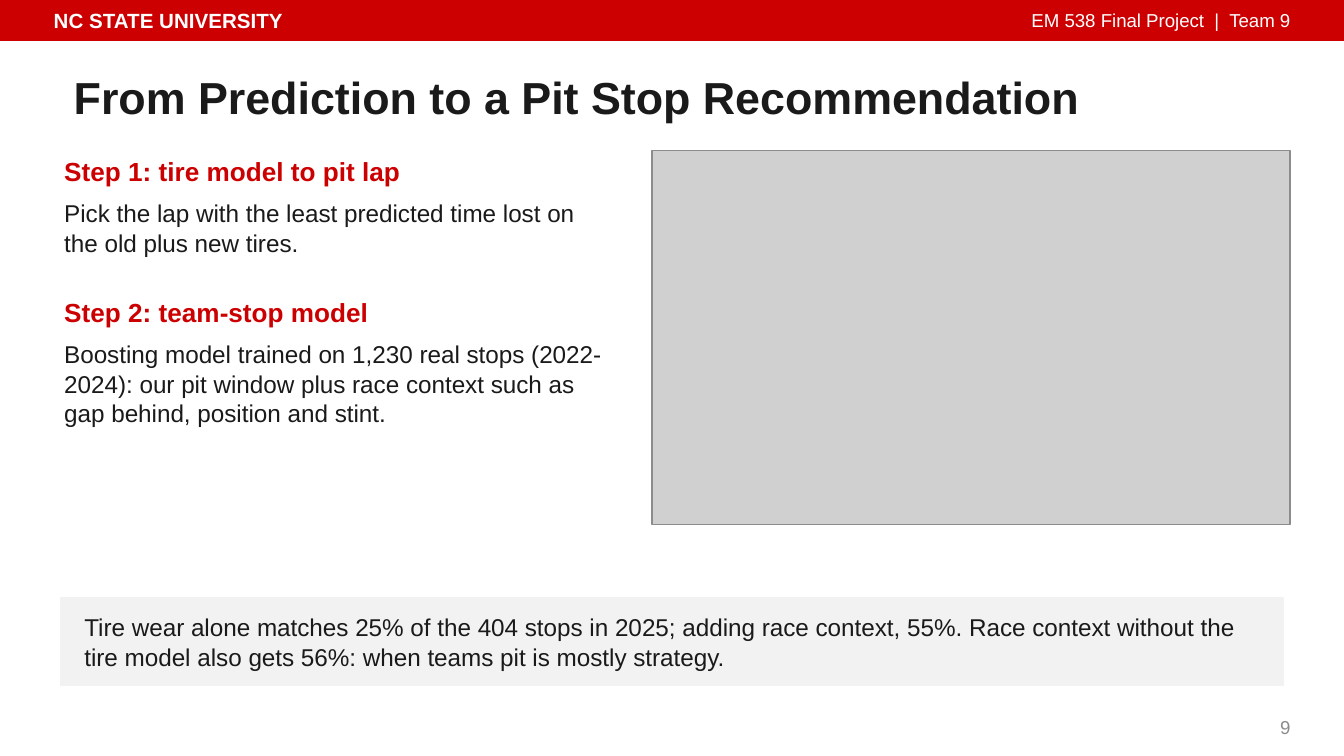
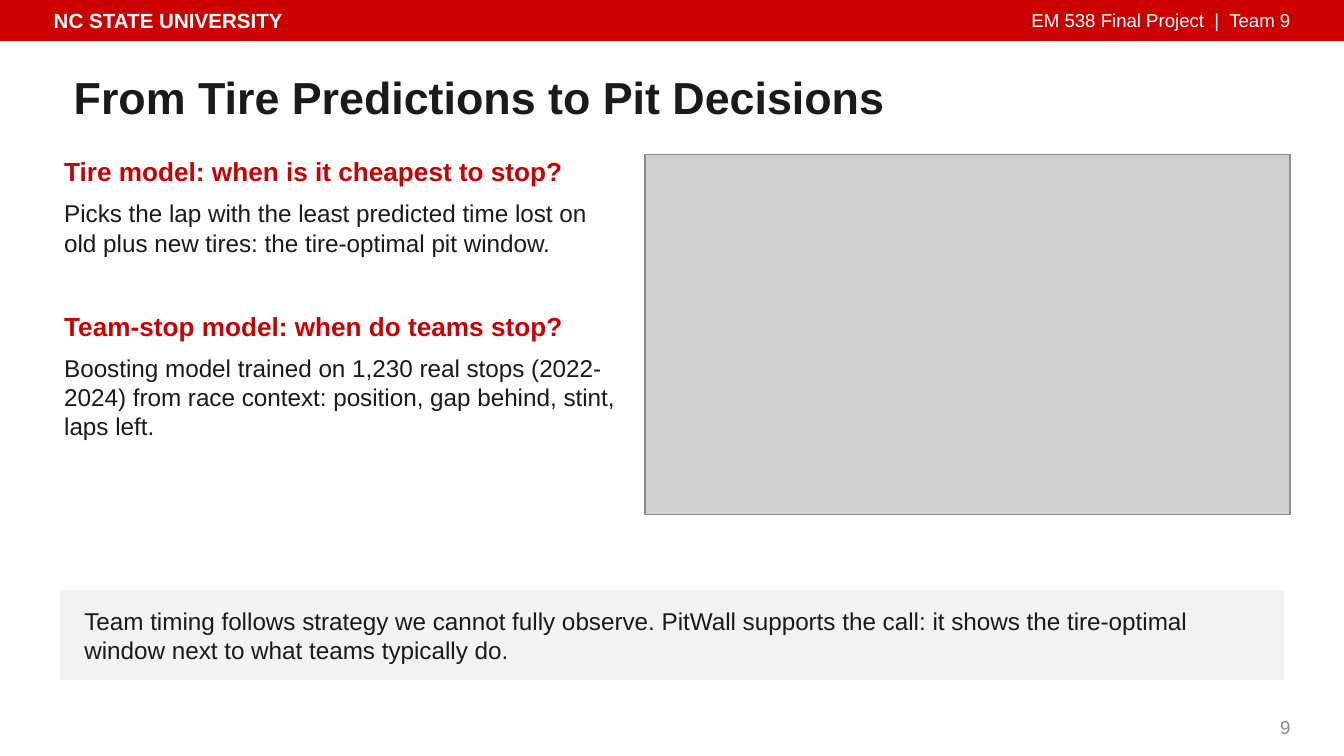
Before and after one commit to isaiahnick/f1-tire-degradation, a slide deck: slide 9 of reports/presentation/PitWall_Final_Presentation.pptx. Drawn at 1344x756 pixels with LibreOffice and Linux fonts; fonts in the diff are those of the drawing; grey boxes stand for pictures. Boxes give left, top, right and bottom in pixels: in the first picture for what was removed or moved away, otherwise in the second. Text is boxed around its words. In the diff, an @@ line names an element or a change of style, - is before the commit and + after.

```diff
--- a/reports/presentation/PitWall_Final_Presentation.pptx
+++ b/reports/presentation/PitWall_Final_Presentation.pptx
@@ title at (74,81,884,115): text changed @@
-From Prediction to a Pit Stop Recommendation
+From Tire Predictions to Pit Decisions
@@ text at (64,162,562,187): text changed @@
-Step 1: tire model to pit lap
+Tire model: when is it cheapest to stop?
@@ picture: place and size @@
-picture at (652,151,1290,524)
+picture at (645,155,1290,515)
@@ text at (64,204,586,257): text changed @@
-Pick the lap with the least predicted time lost on the old plus new tires.
+Picks the lap with the least predicted time lost on old plus new tires: the tire-optimal pit window.
@@ text at (64,317,562,342): text changed @@
-Step 2: team-stop model
+Team-stop model: when do teams stop?
@@ text at (64,359,615,440): text changed @@
-Boosting model trained on 1,230 real stops (2022-2024): our pit window plus race context such as gap behind, position and stint.
+Boosting model trained on 1,230 real stops (2022-2024) from race context: position, gap behind, stint, laps left.
@@ rectangle: place and size @@
-rectangle at (60,598,1284,685)
+rectangle at (60,591,1284,679)
@@ text at (84,612,1187,664): text changed @@
-Tire wear alone matches 25% of the 404 stops in 2025; adding race context, 55%. Race context without the tire model also gets 56%: when teams pit is mostly strategy.
+Team timing follows strategy we cannot fully observe. PitWall supports the call: it shows the tire-optimal window next to what teams typically do.
```
Also in this commit, not shown: 2 other slides changed, 3 other files.
